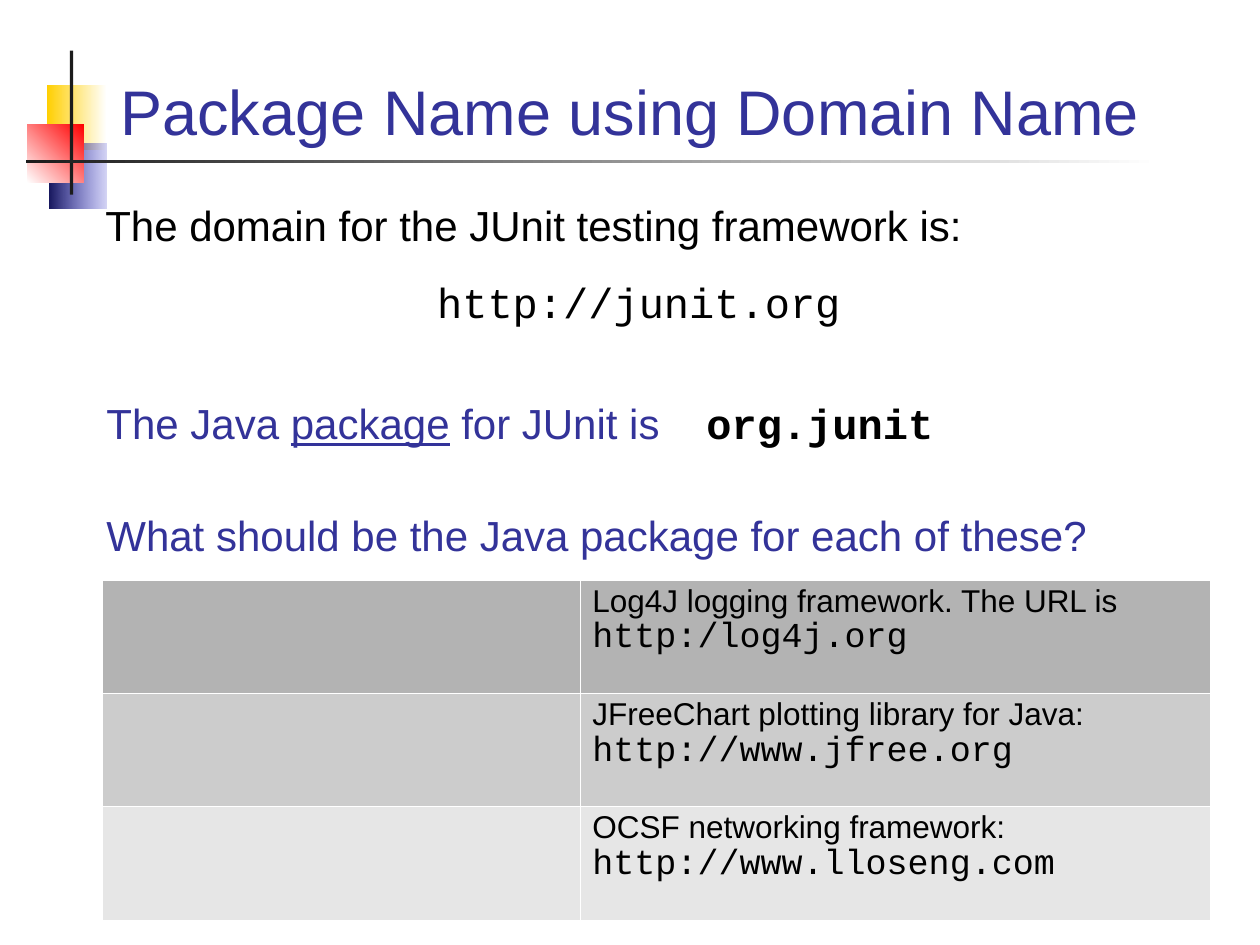
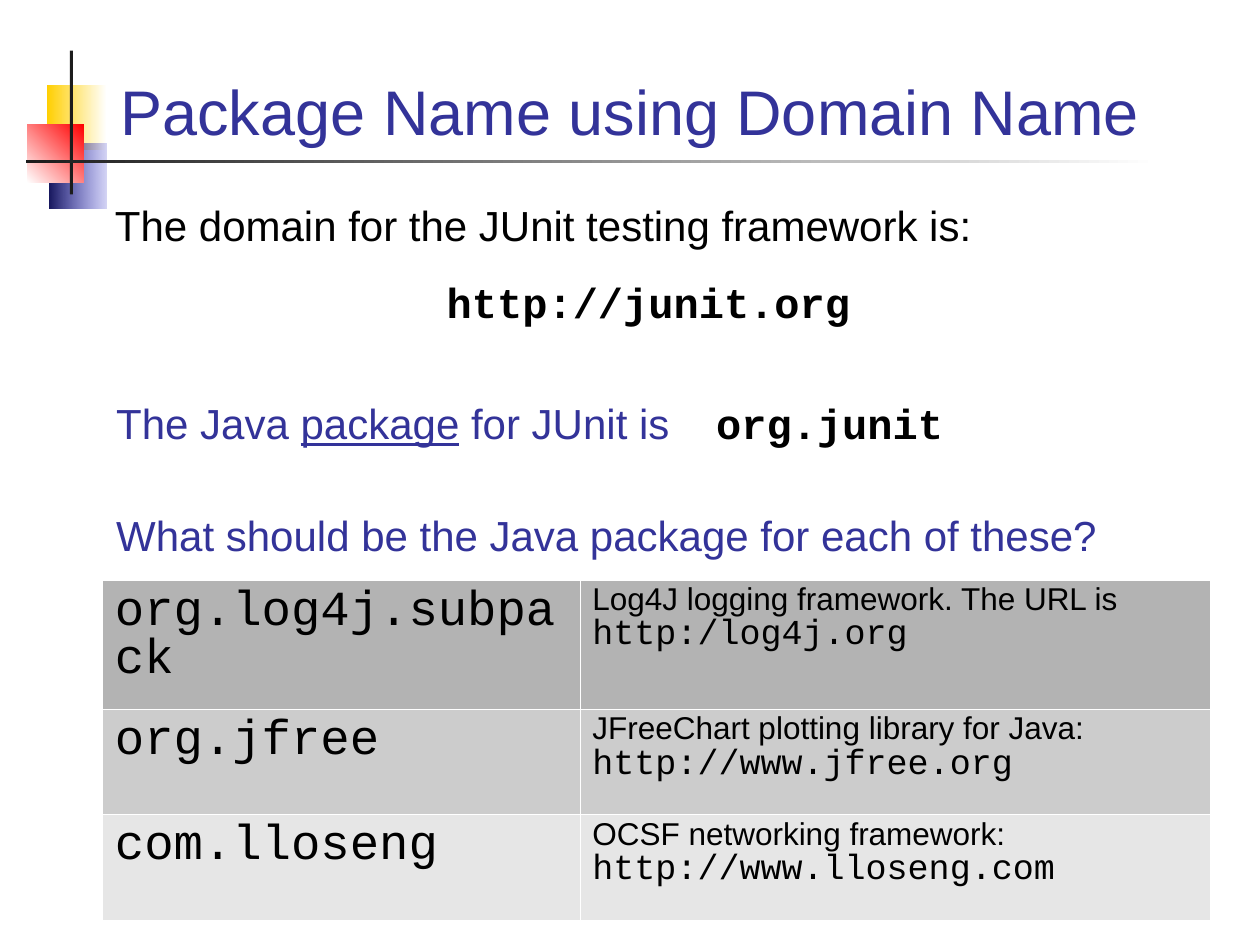
Before and after one commit to skeoop/skeoop.github.io, a slide deck: slide 7 of week2/Ex1-Java-Review.ppt. Drawn at 1260x945 pixels with LibreOffice and Linux fonts; fonts in the diff are those of the drawing. Boxes give left, top, right and bottom in pixels: in the first picture for what was removed or moved away, otherwise in the second. Text is boxed around its words. In the diff, an @@ line names an element or a change of style, - is before the commit and + after.

```diff
--- a/week2/Ex1-Java-Review.ppt
+++ b/week2/Ex1-Java-Review.ppt
@@ text "The domain for the JUnit ...": place and size @@
-text "The domain for the JUnit ..." at bbox=[105, 207, 1087, 559]
+text "The domain for the JUnit ..." at bbox=[115, 210, 1096, 559]
@@ text at bbox=[447, 287, 850, 327]: bold on in "http://junit.org" @@
@@ table at bbox=[102, 580, 1210, 920] @@
-row 1, column 1: 
+row 1, column 1: org.log4j.subpack
-row 2, column 1: 
+row 2, column 1: org.jfree
-row 3, column 1: 
+row 3, column 1: com.lloseng
@@ line spacing 0.93 to 0.87 @@
@@ line spacing 0.94 to 0.89 @@
```
Also in this commit, not shown: 2 other slides changed, 1 other file.
